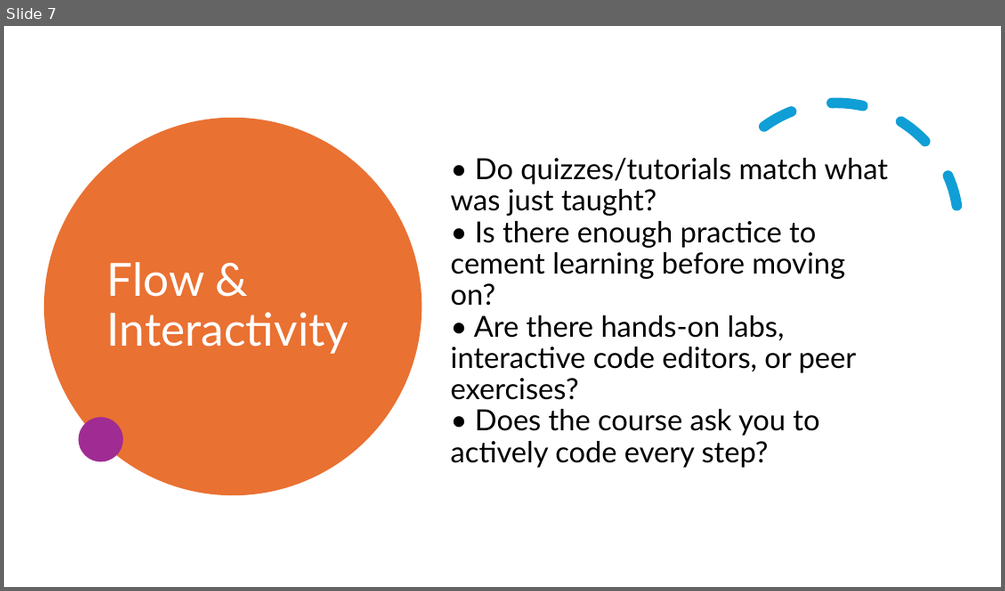
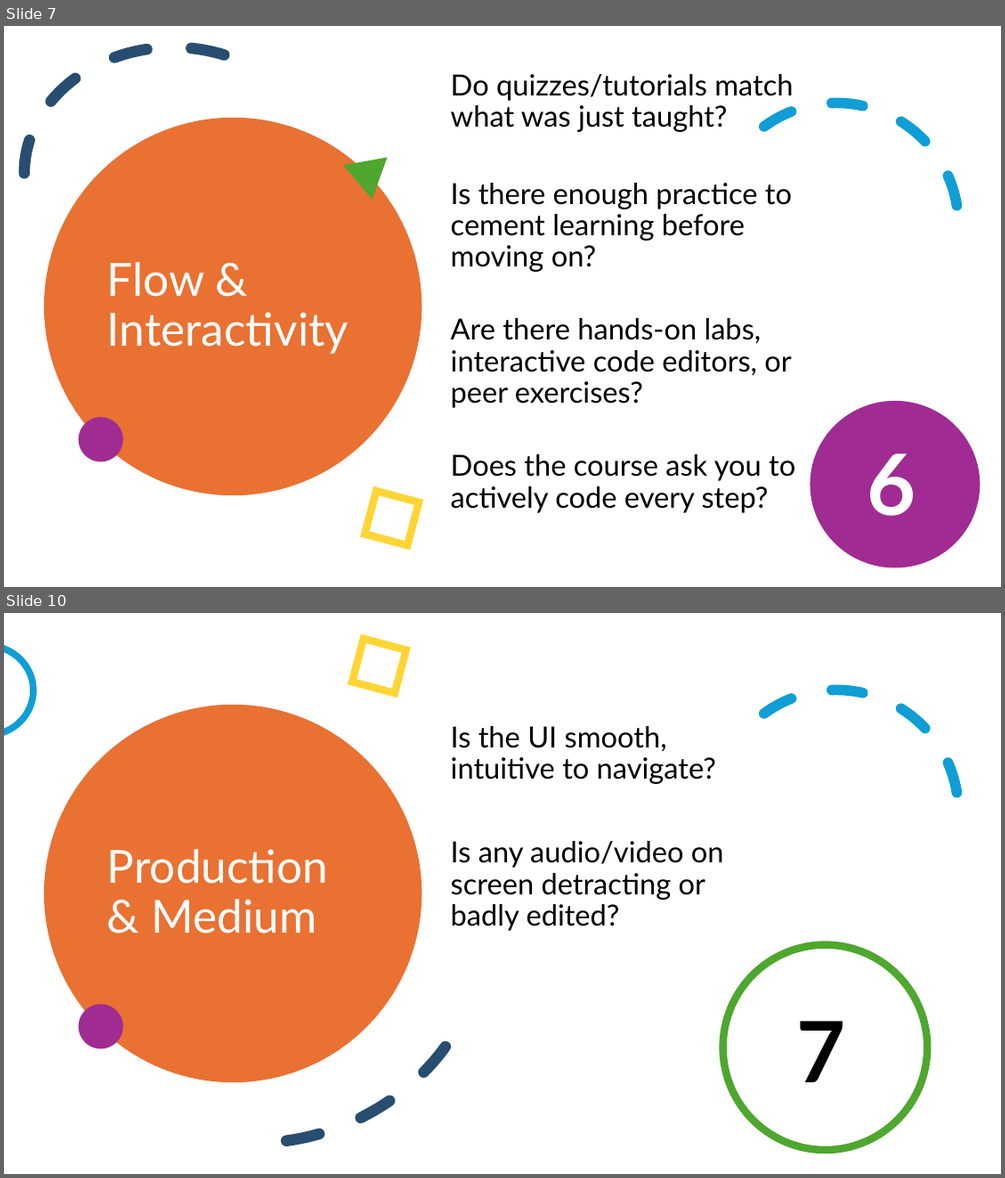
Before and after one commit to ElliotCookie/A-Beginners-Guide-to-Python, a slide deck: 0.0 - Infrastructure around coding - VS Code/1.0 - Learn Python.Org review.pptx. Shown one above the other, each under a label of ours: slide 7 before the commit, slides 7 and 10 after it; the slides between them are not shown. The pictures are 1005x591 and 1005x1178 pixels, drawn with LibreOffice and Linux fonts; fonts in the diff are those of the drawing. Boxes give left, top, right and bottom in pixels: in the first picture for what was removed or moved away, otherwise in the second. Text is boxed around its words. In the diff, an @@ line names an element or a change of style, - is before the commit and + after.

```diff
--- a/0.0 - Infrastructure around coding - VS Code/1.0 - Learn Python.Org review.pptx
+++ b/0.0 - Infrastructure around coding - VS Code/1.0 - Learn Python.Org review.pptx
@@ slide 10 added at <box>4,613,1001,1174</box>, background #FFFFFF @@
@@ rectangle added at <box>352,639,406,693</box>, outline #FFD535 7.25 pt @@
@@ ellipse added at <box>4,645,33,735</box>, outline #0F9ED5 6.5 pt @@
@@ arc (boxed as its full ellipse) added at <box>670,645,1001,979</box>, outline #0F9ED5 10 pt dashed @@
@@ arc (boxed as its full ellipse) added at <box>9,699,546,1174</box>, outline #274E70 10.75 pt dashed @@
@@ ellipse added at <box>44,705,421,1082</box>, fill #E97132 @@
@@ text added at <box>451,726,724,931</box>, 28 pt, text #000000 @@
+Is the UI smooth, intuitive to navigate?
+Is any audio/video on screen detracting or badly edited?
@@ title added at <box>107,849,328,933</box>, 44 pt, text #FFFFFF @@
+Production & Medium
@@ ellipse added at <box>722,945,927,1150</box>, outline #4EA72E 7.25 pt @@
@@ ellipse added at <box>79,1004,123,1049</box>, fill #A02B93 @@
@@ text added at <box>796,1021,845,1082</box>, 81.4 pt, text #000000, bold @@
+7
@@ slide 7 changed as well @@
@@ arc (boxed as its full ellipse) added at <box>24,47,323,299</box>, outline #274E70 10.75 pt dashed @@
@@ text at <box>451,74,795,513</box>: text changed @@
-• Do quizzes/tutorials match what was just taught?
-• Is there enough practice to cement learning before moving on?
-• Are there hands‑on labs, interactive code editors, or peer exercises?
-• Does the course ask you to actively code every step?
+Do quizzes/tutorials match what was just taught?
+Is there enough practice to cement learning before moving on?
+Are there hands‑on labs, interactive code editors, or peer exercises?
+Does the course ask you to actively code every step?
@@ triangle added at <box>343,140,402,200</box>, fill #4EA72E @@
@@ ellipse added at <box>810,401,979,567</box>, fill #A02B93 @@
@@ text added at <box>866,453,915,516</box>, 81.4 pt, text #FFFFFF, bold @@
+6
@@ rectangle added at <box>364,491,419,546</box>, outline #FFD535 7.25 pt @@
```
Also in this commit, not shown: 12 other slides changed, 2 other slides added, 1 slide removed, 1 other file.
